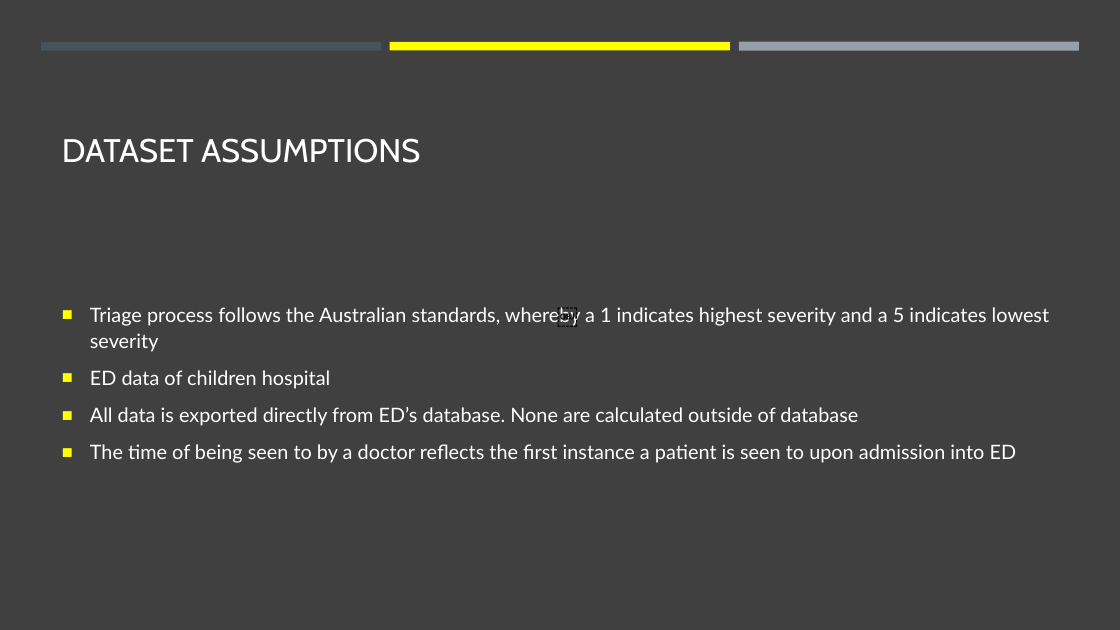
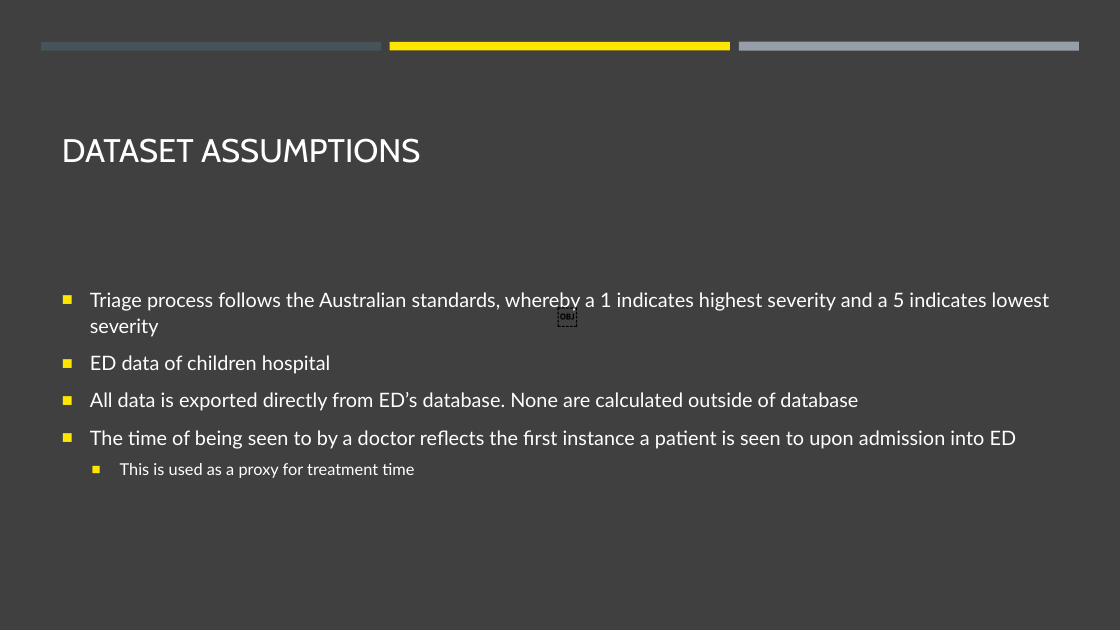
Before and after one commit to jasonnguyen3697/EY_DataChallenge, a slide deck: slide 4 of stuff.pptx (slide 3 before the commit). Drawn at 1120x630 pixels with LibreOffice and Linux fonts; fonts in the diff are those of the drawing. Boxes give left, top, right and bottom in pixels: in the first picture for what was removed or moved away, otherwise in the second. Text is boxed around its words. In the diff, an @@ line names an element or a change of style, - is before the commit and + after.

```diff
--- a/stuff.pptx
+++ b/stuff.pptx
@@ rectangle at bbox=[390, 42, 730, 50]: fill #FFFF00 to #FFE600 @@
@@ text at bbox=[90, 292, 1049, 449]: bullet colour #FFFF00 to #FFE600 @@
@@ text at bbox=[120, 463, 414, 478]: paragraph added @@
+  ■ This is used as a proxy for treatment time
```
Also in this commit, not shown: 8 other slides changed, 7 slides added, 4 slides removed.
